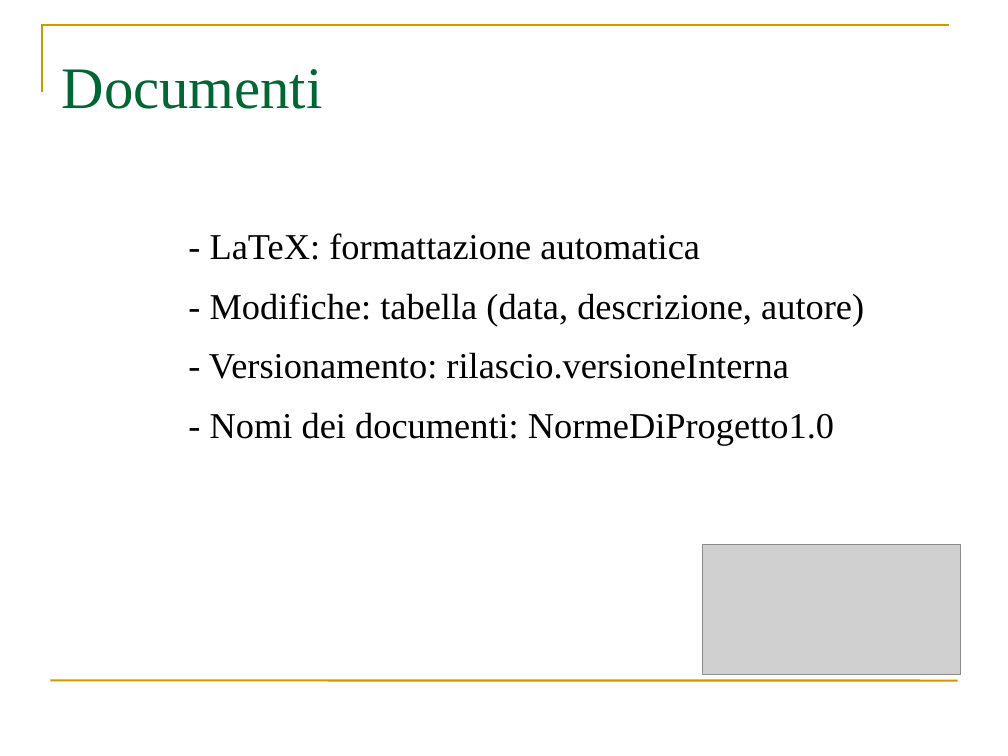
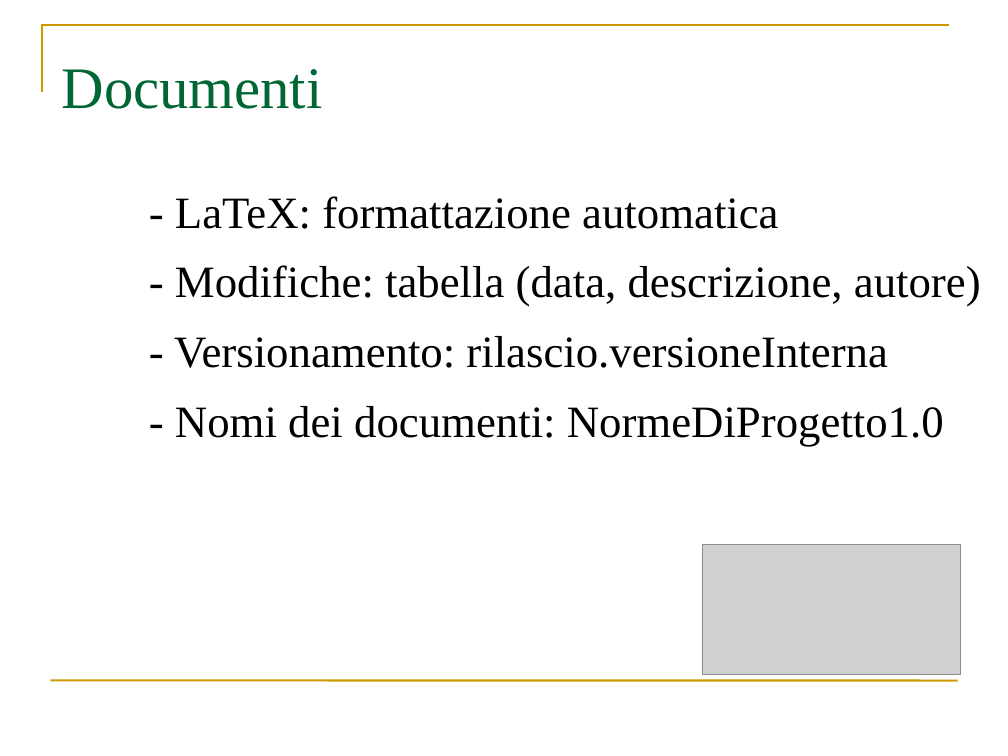
Before and after one commit to webshape/ajaxdraw, a slide deck: slide 2 of doc/PresentazioneRR/PresentazioneNormeDiProgetto.ppt. Drawn at 1008x756 pixels with LibreOffice and Linux fonts; fonts in the diff are those of the drawing; grey boxes stand for pictures. Boxes give left, top, right and bottom in pixels: in the first picture for what was removed or moved away, otherwise in the second. Text is boxed around its words. In the diff, an @@ line names an element or a change of style, - is before the commit and + after.

```diff
--- a/doc/PresentazioneRR/PresentazioneNormeDiProgetto.ppt
+++ b/doc/PresentazioneRR/PresentazioneNormeDiProgetto.ppt
@@ text "- LaTeX: formattazione automatica": place and size @@
-text "- LaTeX: formattazione automatica" at box(209, 233, 864, 445)
+text "- LaTeX: formattazione automatica" at box(174, 196, 981, 446)
@@ text "- LaTeX: formattazione automatica" at box(174, 196, 981, 446): size 26 to 32 pt @@
```
Also in this commit, not shown: 2 other slides changed, 2 other files.
